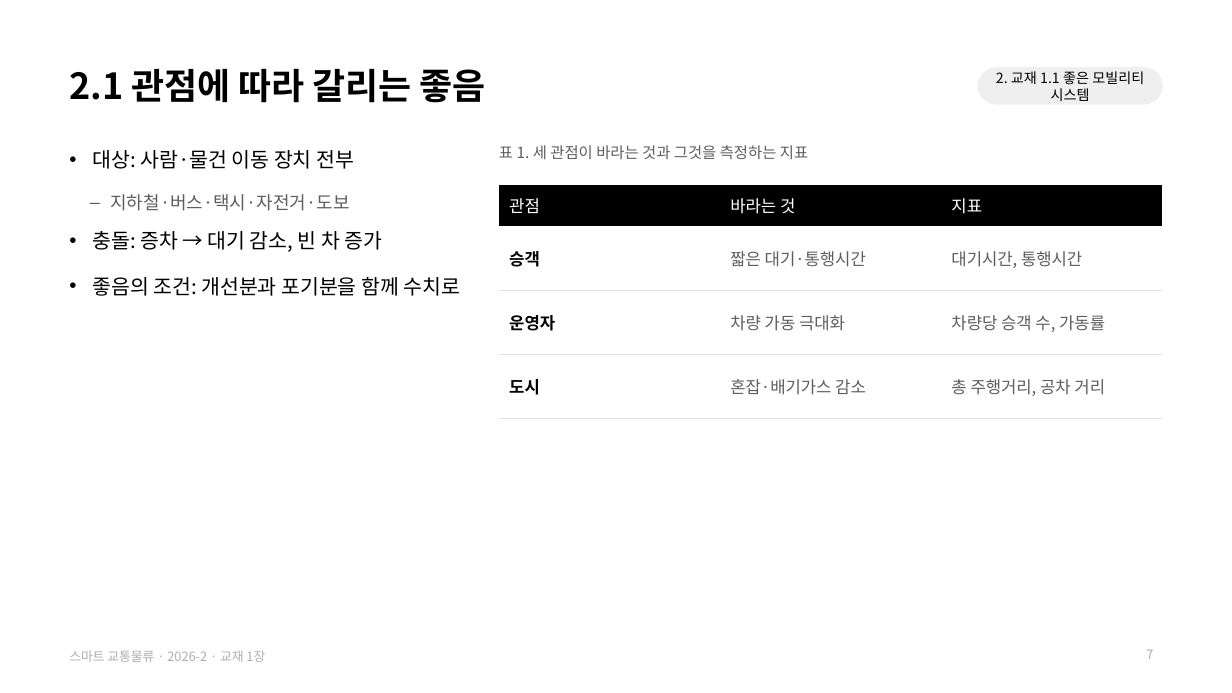
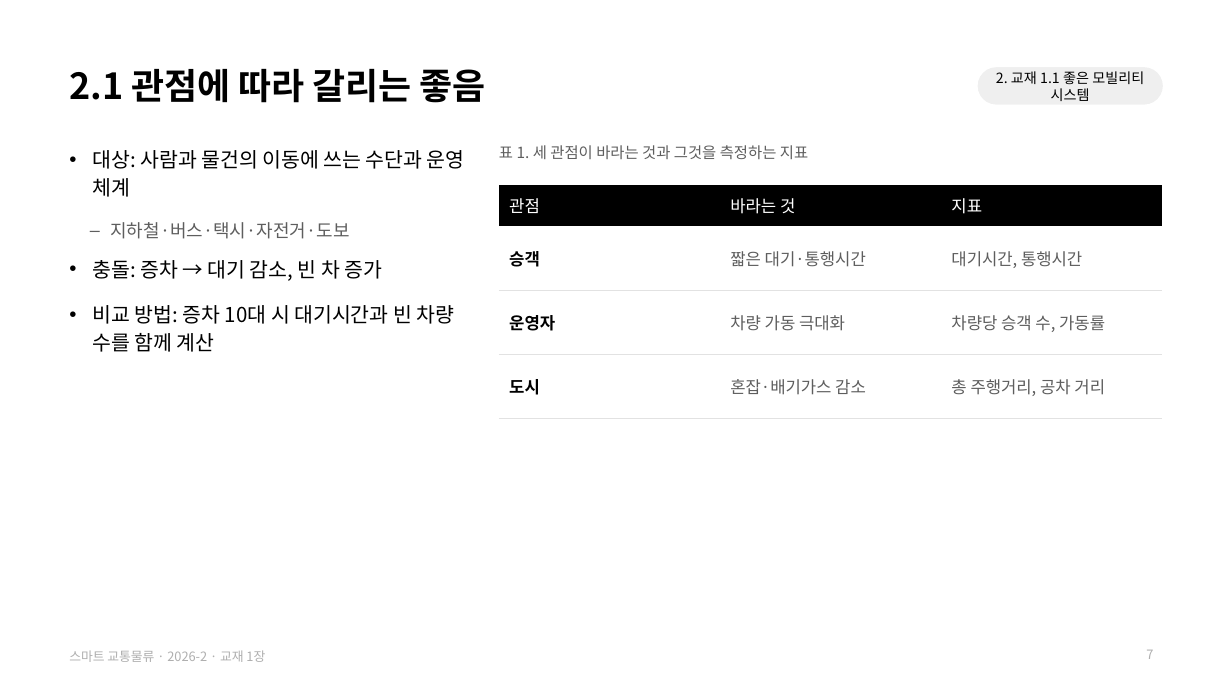
Before and after one commit to jihoyeo/smart-transport-logistics, a slide deck: slide 7 of slides/week01/ch01_why.pptx. Drawn at 1232x693 pixels with LibreOffice and Linux fonts; fonts in the diff are those of the drawing. Boxes give left, top, right and bottom in pixels: in the first picture for what was removed or moved away, otherwise in the second. Text is boxed around its words. In the diff, an @@ line names an element or a change of style, - is before the commit and + after.

```diff
--- a/slides/week01/ch01_why.pptx
+++ b/slides/week01/ch01_why.pptx
@@ text at <box>92,150,465,197</box>: text changed @@
-• 대상: 사람·물건 이동 장치 전부
+• 대상: 사람과 물건의 이동에 쓰는 수단과 운영 체계
@@ text at <box>92,305,455,352</box>: text changed @@
-• 좋음의 조건: 개선분과 포기분을 함께 수치로
+• 비교 방법: 증차 10대 시 대기시간과 빈 차량 수를 함께 계산
```
Also in this commit, not shown: 14 other slides changed, 1 other file.
